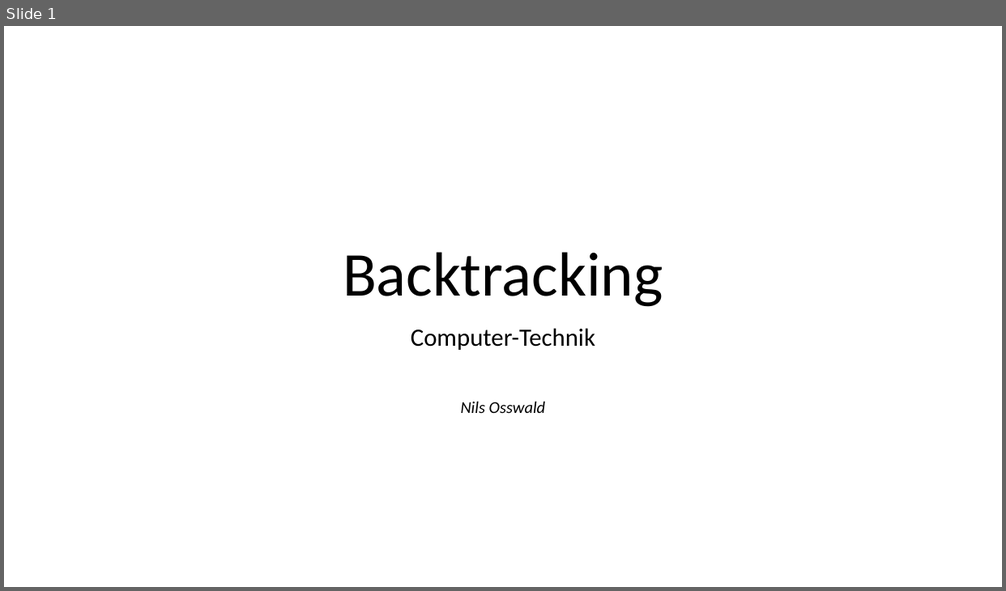
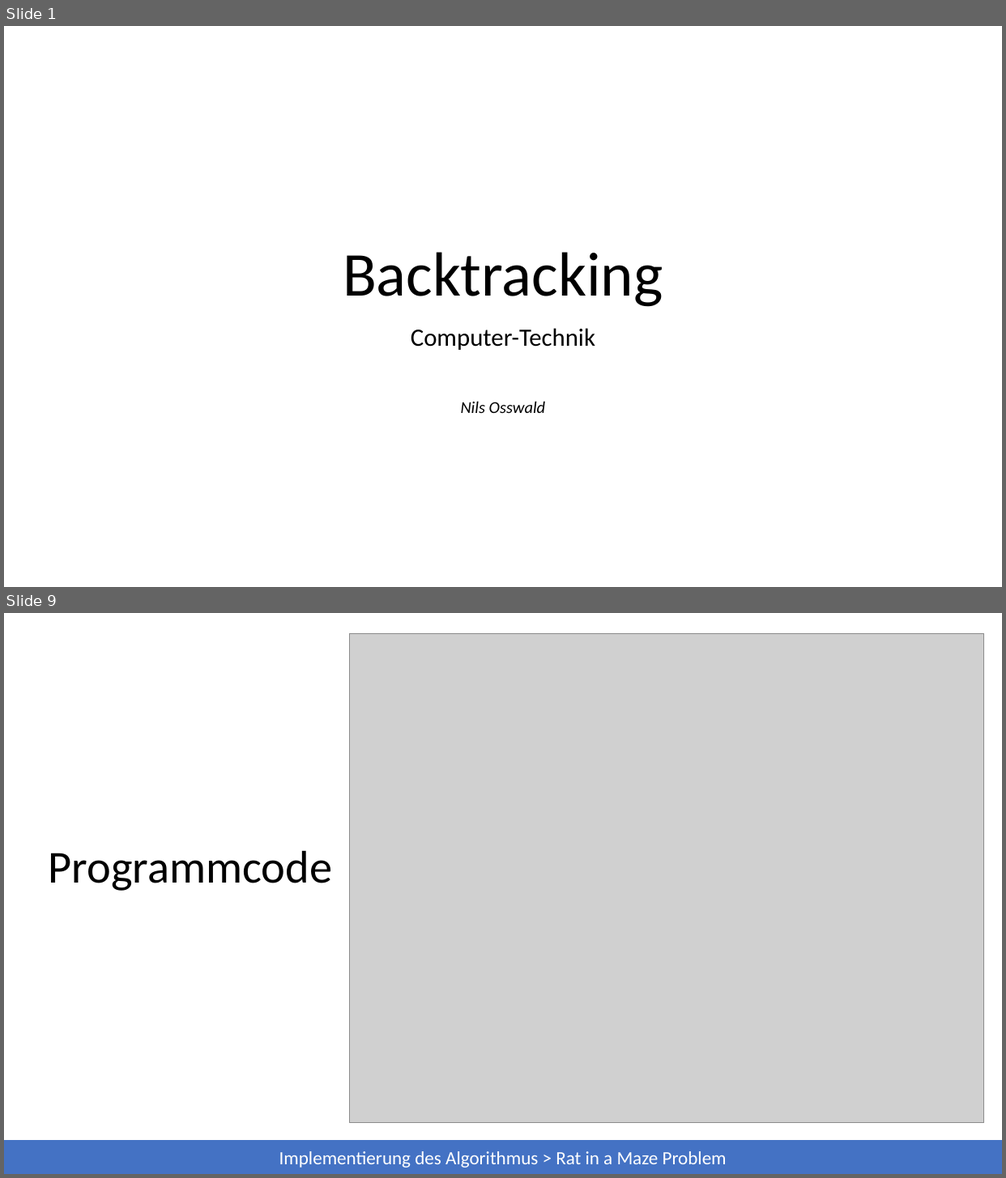
Before and after one commit to 7rebux/backtracking, a slide deck: _presentation/main.pptx. Shown one above the other, each under a label of ours: slide 1 before the commit, slides 1 and 9 after it; the slides between them are not shown. The pictures are 1006x591 and 1006x1178 pixels, drawn with LibreOffice and Linux fonts; fonts in the diff are those of the drawing; grey boxes stand for pictures. Boxes give left, top, right and bottom in pixels: in the first picture for what was removed or moved away, otherwise in the second. Text is boxed around its words. In the diff, an @@ line names an element or a change of style, - is before the commit and + after.

```diff
--- a/_presentation/main.pptx
+++ b/_presentation/main.pptx
@@ slide 9 added at <box>4,613,1002,1174</box>, background #FFFFFF @@
@@ picture added at <box>350,633,984,1122</box> @@
@@ title added at <box>48,850,332,891</box>, 44 pt, text #000000 @@
+Programmcode
@@ rectangle added at <box>4,1141,1002,1174</box>, fill #4472C4, 18 pt, text #FFFFFF @@
+Implementierung des Algorithmus > Rat in a Maze Problem
```
Also in this commit, not shown: 3 slides changed, 10 other slides added, 8 other files.
